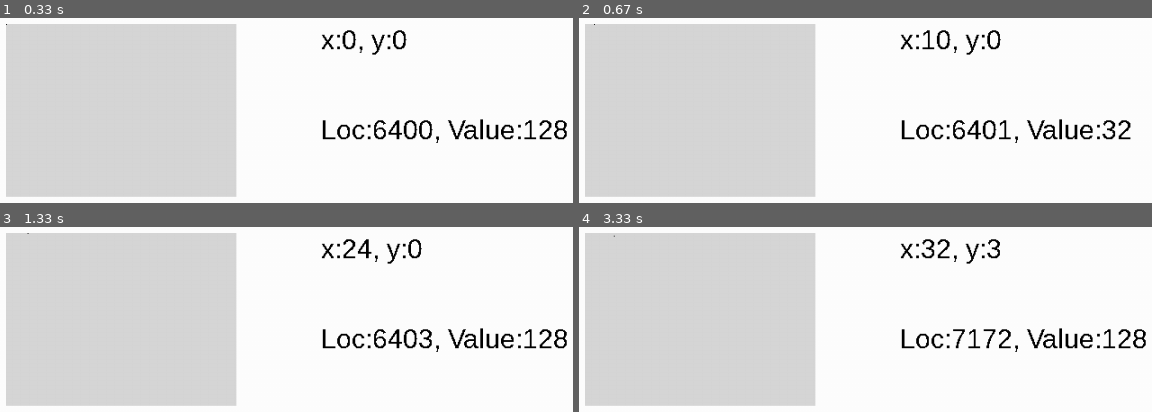
Above: before the commit, frames 1-4 (two rows, left to right).
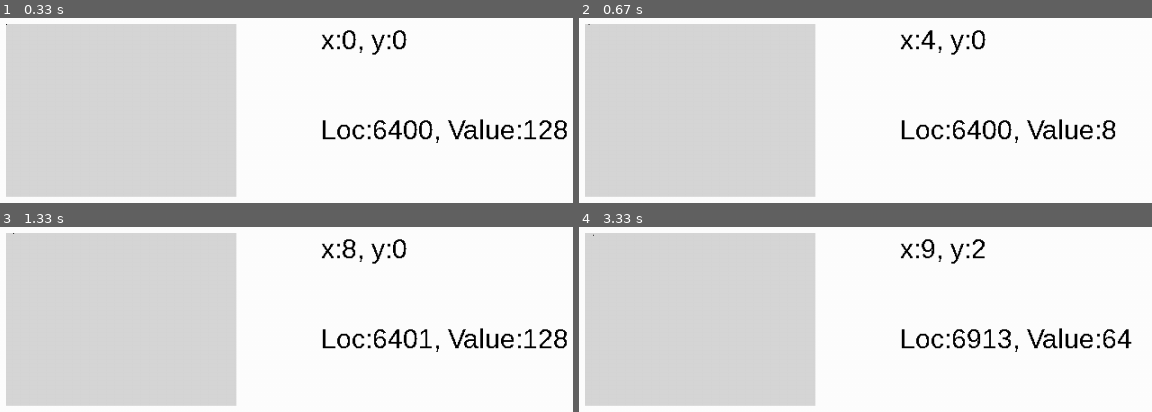
Above: after the commit, the same moments.

Repository: wallermatt/z80
Game: pygame game, started from pygame1.py
Two runs of this game, one before a commit and one after it. Both use one fixed random seed, a clock stepped at 60 frames per second and the inputs below.
Inputs:
- Up to frame 1 (0.33 s): no input
- Up to frame 2 (0.67 s): hold M from 0.33 s (still down); hold Right from 0.33 s (still down)
- Up to frame 3 (1.33 s): release M at 0.8 s; release Right at 0.8 s; hold K 0.83-1.3 s; hold Right 0.83-1.3 s
- Up to frame 4 (3.33 s): hold Right 1.33-1.8 s; hold Right 2.17-2.63 s; hold Left 2.67-3.2 s; hold Down from 3.23 s (still down)

Frame 1 is identical in both runs. In frame 2, 1.1% of the frame differs, in the area x 1-97%, y 3-66%; in frame 3, 0.9%; in frame 4, 1.7%, in the area x 2-99%, y 3-66%.

Commit message:
change_memory

Diff:
--- a/pygame1.py
+++ b/pygame1.py
@@ -9,6 +9,8 @@
     K_LEFT,
     K_RIGHT,
     K_ESCAPE,
+    K_m,
+    K_k,
     KEYDOWN,
     QUIT,
 )
@@ -45,6 +47,10 @@
             self.rect.move_ip(-1, 0)
         if pressed_keys[K_RIGHT]:
             self.rect.move_ip(1, 0)
+        if pressed_keys[K_m]:
+            self.change_memory('dec')
+        if pressed_keys[K_k]:
+            self.change_memory('inc')
 
             # Keep player on the screen
         if self.rect.left < SPEC_SCREEN_LEFT:
@@ -72,6 +78,9 @@
         power = 7 - remainder
         self.memory_location_value = 2 ** power
 
+    def change_memory(self, action):
+        pass
+
 
 # Set up the drawing window
 screen = pygame.display.set_mode([1000, 1000])
@@ -90,7 +99,7 @@
 screen.blit(player.surf, player.rect)
 screen.blit(surf, ((SPEC_SCREEN_LEFT, SPEC_SCREEN_RIGHT)))
 
-pygame.key.set_repeat(1, 50)
+pygame.key.set_repeat(1, 500)
 
 # Run until the user asks to quit
 running = True
